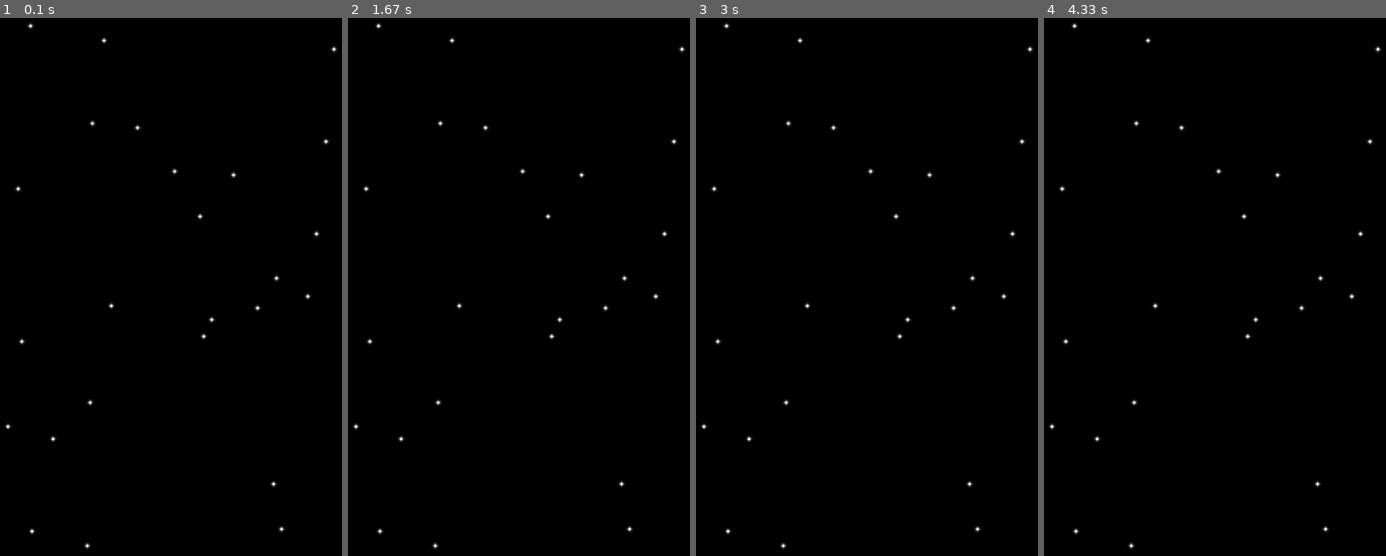
Above: before the commit, frames 1-4 (left to right).
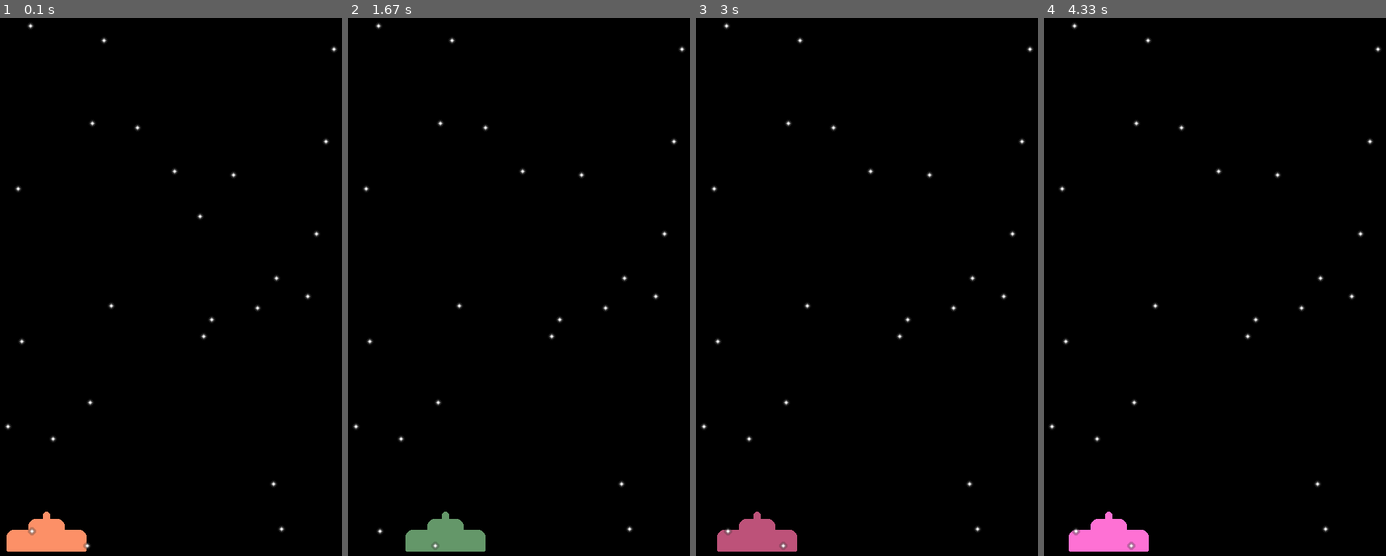
Above: after the commit, the same moments.

Repository: RamonMartinezNieto/PyGameFirstGame
Game: pygame game, started from mainGame.py
Two runs of this game, one before a commit and one after it. Both use one fixed random seed, a clock stepped at 60 frames per second and the inputs below.
Inputs:
- Up to frame 1 (0.1 s): no input
- Up to frame 2 (1.67 s): hold A 0.33-0.8 s; hold Right 0.33-0.8 s; tap Space at 0.83 s; hold D 1.17-1.63 s
- Up to frame 3 (3 s): hold Right 1.67-2.13 s; hold A 2.17-2.7 s; hold Left from 2.73 s (still down)
- Up to frame 4 (4.33 s): release Left at 3.13 s; hold D 3.17-3.8 s; hold Left 3.83-4.3 s

The runs differ from the first frame. In frame 1, 1.2% of the frame differs, in the area x 1-26%, y 91-100%; in frame 2, 1.2%; in frame 3, 1.2%, in the area x 6-60%, y 36-100%; in frame 4, 1.2%.

Commit message:
Movement control ok

Diff:
--- a/ConfigurationCharger.py
+++ b/ConfigurationCharger.py
@@ -1,18 +1,17 @@
 import io
-
 
 class ChargeConfigurationClass():
 
     def __init__(self):
         self.WIDTH_SCREEN = 0
         self.HEIGHT_SCREEN = 0
-        self.TOTAL_BACKGROUND_STARS = 0
+        self.TOTAL_BACKGROUND_SURFACES = 0
         self.__listConfiguration = []
 
         self.ChargeConfiguration()
 
     def ChargeConfiguration(self):
-        configurationFile = io.open('configurationGame', 'r')
+        configurationFile = io.open('PyGameFirstGame\configurationGame', 'r')
         x = configurationFile.read().split('\n')
 
         for i in x:
@@ -35,7 +34,7 @@
     def extractStarsBackground(self):
         for x in self.__listConfiguration:
             if str(x).startswith('TOTAL_BACKGROUND_STARS'):
-                self.TOTAL_BACKGROUND_STARS = int(x.split(':')[1])
+                self.TOTAL_BACKGROUND_SURFACES = int(x.split(':')[1])
 
     def GetHeightScreen(self):
         return self.HEIGHT_SCREEN
@@ -43,5 +42,5 @@
     def GetWidthScreen(self):
         return self.WIDTH_SCREEN
 
-    def GetTotalBackgroundStars(self):
-        return self.TOTAL_BACKGROUND_STARS
+    def GetTotalBackgroundSurfaces(self):
+        return self.TOTAL_BACKGROUND_SURFACES
--- /dev/null
+++ b/CreatePrincipalShip.py
@@ -0,0 +1,77 @@
+import pygame
+import random
+from ConfigurationCharger import ChargeConfigurationClass
+class PrincipalShip:
+
+    start_w = 20
+    coordinates_ship = []
+
+    def __init__(self,surface,h,w,speed):
+        self.surface = surface
+        self.h = h
+        self.w = w
+        self.speed = speed
+
+        self.saveCoordinatesShipt(self.start_w,self.h-40)
+        self.createShipt()
+
+
+    def saveCoordinatesShipt(self,x,y):
+        self.coordinates_ship.append([x,y])
+
+
+    # Create principal ship
+    def createShipt(self):
+        randomColor1 = random.uniform(20,255)
+        randomColor2 = random.uniform(20,255)
+        randomColor3 = random.uniform(20,255)
+        self.color = (randomColor1,randomColor2,randomColor3,255)
+
+        x = self.coordinates_ship[0][0]
+        y = self.coordinates_ship[0][1]
+
+        pygame.draw.rect(self.surface,
+            self.color,
+            (x, y, 110, 30),
+            border_top_left_radius=10,
+            border_top_right_radius=10,
+            border_bottom_left_radius=2,
+            border_bottom_right_radius=2)
+
+        pygame.draw.rect(self.surface,
+            self.color,
+            (x + 30, y - 15, 50, 20),
+            border_top_left_radius=10,
+            border_top_right_radius=10)
+
+        pygame.draw.rect(self.surface,
+            self.color,
+            (x + 50, y - 25, 10, 10),
+            border_top_left_radius=60,
+            border_top_right_radius=60)
+
+
+
+    def shipMovement(self):
+        if pygame.key.get_pressed()[pygame.K_a] or pygame.key.get_pressed()[pygame.K_LEFT]:
+            self.surface.fill((0,0,0,255))
+            self._move_ship_left()
+
+        if pygame.key.get_pressed()[pygame.K_d] or pygame.key.get_pressed()[pygame.K_RIGHT]:
+            self.surface.fill((0,0,0,255))
+            self._move_ship_right()
+
+
+    def _move_ship_right(self):
+        self.coordinates_ship[0][0] += self.speed
+        self.createShipt()
+
+
+    def _move_ship_left(self):
+        self.coordinates_ship[0][0] -= self.speed
+        self.createShipt()
+
+
+    def shipShooting(self):
+        if pygame.key.get_pressed()[pygame.K_SPACE]:
+            print('disparo')
--- a/mainGame.py
+++ b/mainGame.py
@@ -1,8 +1,11 @@
 import pygame
 import random
+
+from pygame.constants import K_a
 from CreateStars import CreateStarsInSeparateScreens
 from CreateSurfaces import createListOfSurfaces
 from ConfigurationCharger import ChargeConfigurationClass
+from CreatePrincipalShip import PrincipalShip
 
 # Variables
 height_screen = 0
@@ -24,7 +27,7 @@
 
 height_screen = Configuration.GetHeightScreen()
 width_screen = Configuration.GetWidthScreen()
-total_surfaces = Configuration.GetTotalBackgroundStars()
+total_surfaces = Configuration.GetTotalBackgroundSurfaces()
 
 # Create screen and surfaces
 screen = pygame.display.set_mode([width_screen,height_screen])
@@ -35,24 +38,34 @@
 myStars.createRandomStars(total_surfaces)
 listStars = myStars.giveListStars()
 
+# Create principal ship
+Ship = PrincipalShip(listSurfaces[0],height_screen,width_screen,5)
+
 
 # GameLoop
 while GameRunning:
 
+    # Background
+    screen.fill(black)
+
+    # Ship Control
+    Ship.shipMovement()
+    Ship.shipShooting()
+
+    # Exit game
     for event in pygame.event.get():
         if event.type == pygame.QUIT:
             GameRunning = False
 
 
-    screen.fill(black)  #Black background
-
+    # Static elements
     for star in listStars:
         screen.blit(star[2], (0,0))
 
+
+    #End Loop
+    pygame.display.update()
     pygame.display.flip()
-
-    #pygame.display.update()
-    #Ojo que sin el fps tick se dispara el consumo por ir a tope de FPS
     fpsClock.tick(30)
 
 pygame.quit()
Not shown, changed: configurationGame
